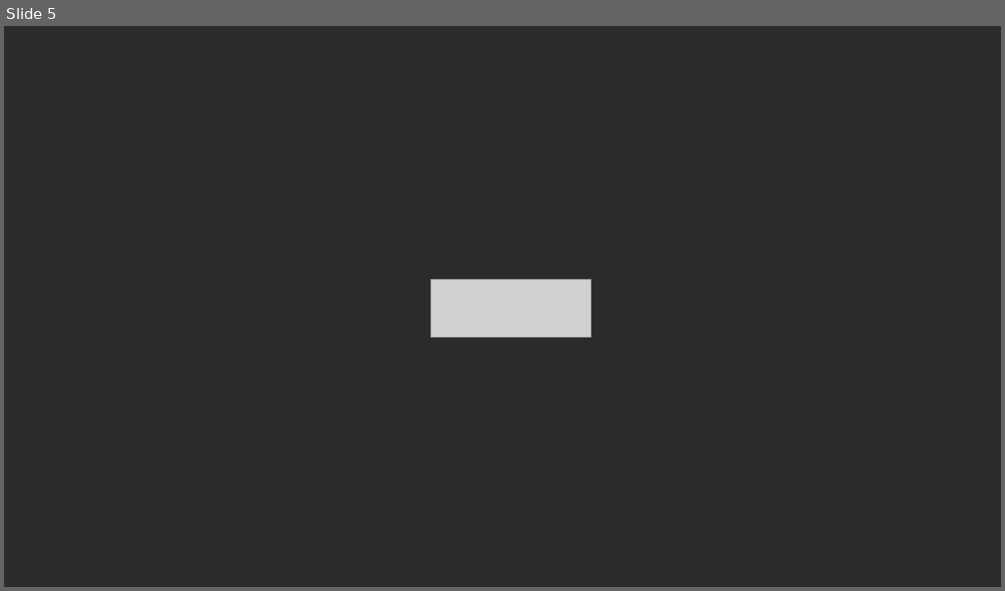
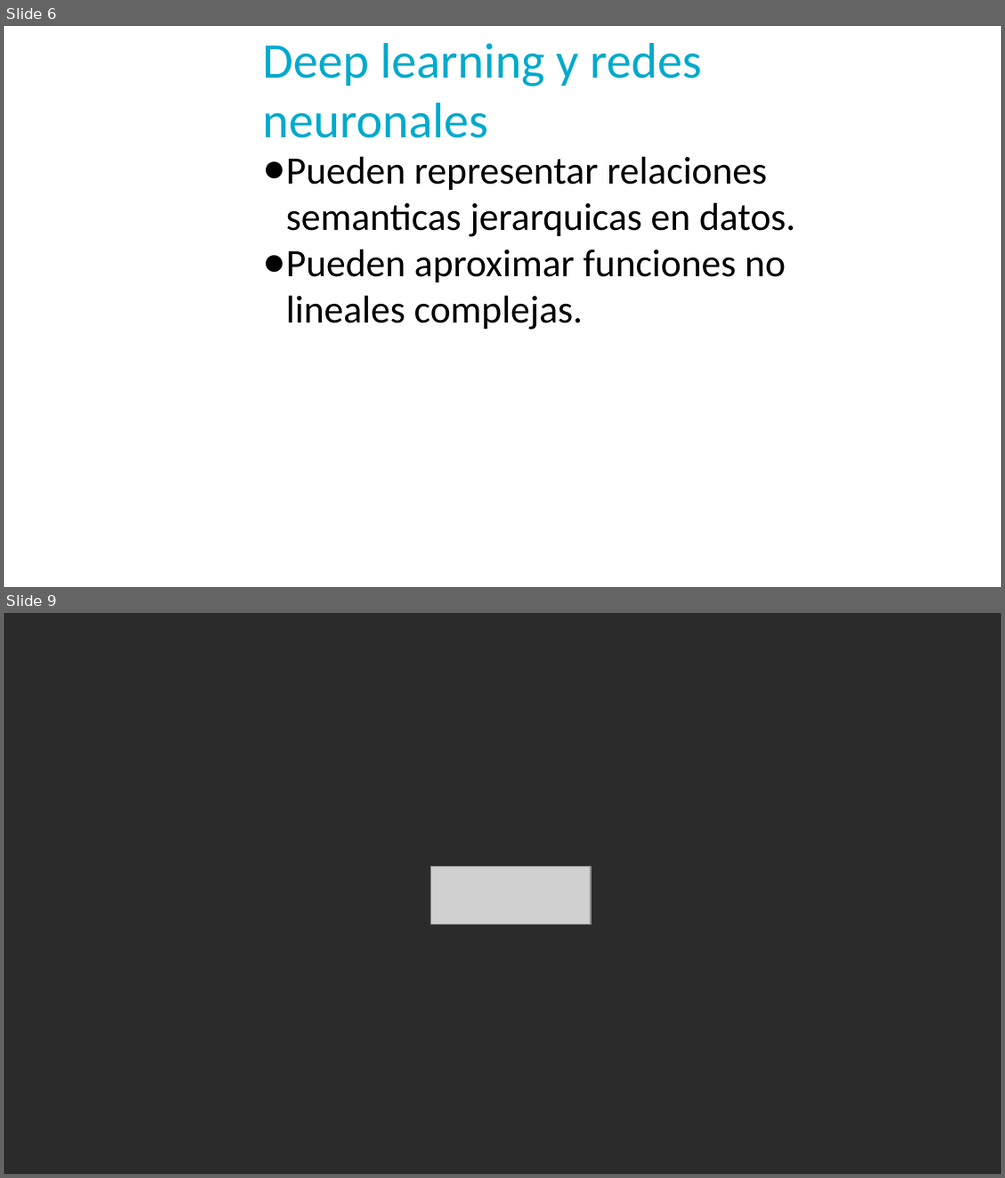
Before and after one commit to llealgt/Presentacion_UVG_Semana_de_a_tecnologia_2017, a slide deck: UVG_NLP_Presentation.pptx. Shown one above the other, each under a label of ours: slide 5 before the commit, slides 6 and 9 after it; the slides between them are not shown. The pictures are 1005x591 and 1005x1178 pixels, drawn with LibreOffice and Linux fonts; fonts in the diff are those of the drawing; grey boxes stand for pictures; background and template pictures are left out; a plain dark background stands for a picture behind light text. Boxes give left, top, right and bottom in pixels: in the first picture for what was removed or moved away, otherwise in the second. Text is boxed around its words. In the diff, an @@ line names an element or a change of style, - is before the commit and + after.

```diff
--- a/UVG_NLP_Presentation.pptx
+++ b/UVG_NLP_Presentation.pptx
@@ slide 6 added at bbox=[4, 26, 1001, 587], background picture (left out) @@
@@ text added at bbox=[262, 43, 702, 138], 36 pt, text #00AACC @@
+Deep learning y redes neuronales
@@ text added at bbox=[286, 156, 795, 329], 28 pt, text #000000 @@
+● Pueden representar relaciones semanticas jerarquicas en datos.
+● Pueden aproximar funciones no lineales complejas.
@@ what was slide 5 is now slide 9 @@
```
Also in this commit, not shown: 1 slide changed, 6 other slides added, 3 slides removed, 1 other file.
